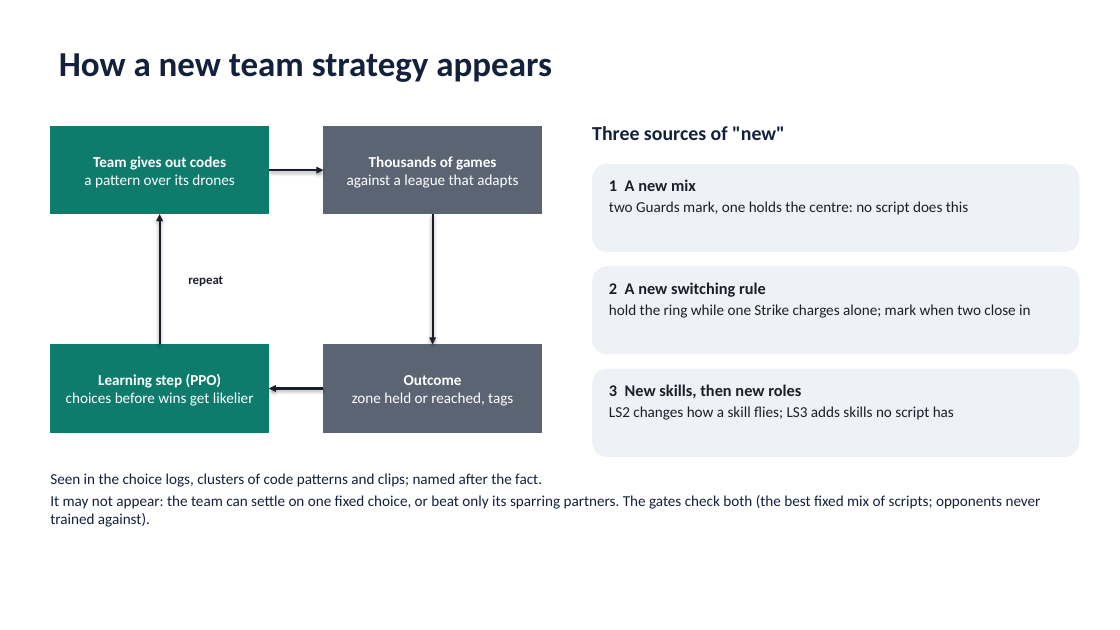
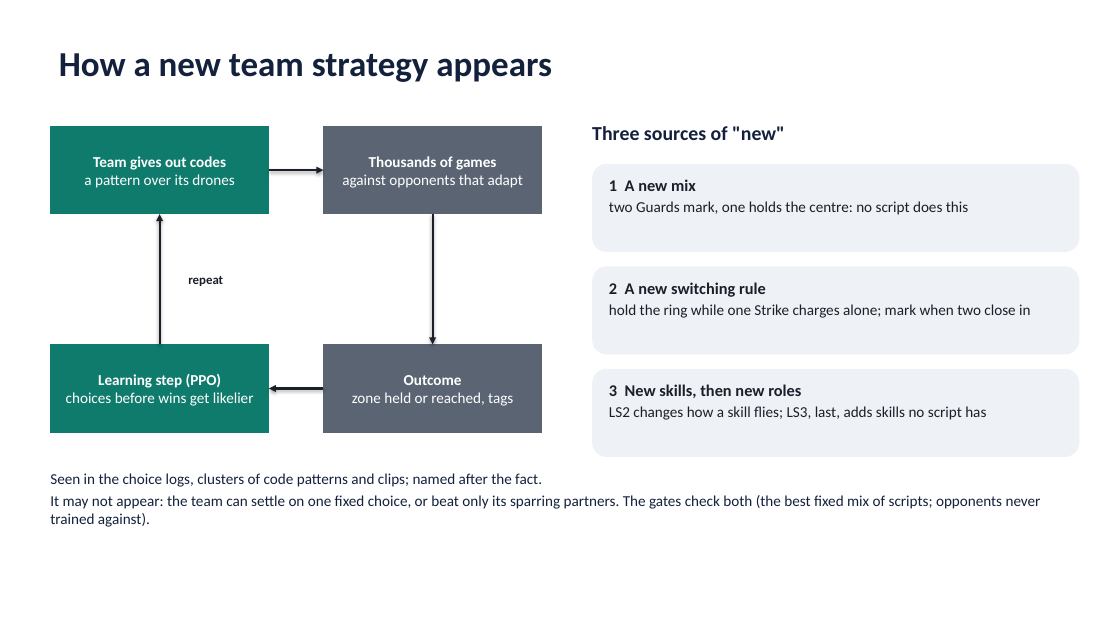
Before and after one commit to AI-DA-STC/AirStack-starling-max2, a slide deck: slide 6 of svg_training/ste_learning/figures/learned_skills_route.pptx. Drawn at 1120x630 pixels with LibreOffice and Linux fonts; fonts in the diff are those of the drawing. Boxes give left, top, right and bottom in pixels: in the first picture for what was removed or moved away, otherwise in the second. Text is boxed around its words. In the diff, an @@ line names an element or a change of style, - is before the commit and + after.

```diff
--- a/svg_training/ste_learning/figures/learned_skills_route.pptx
+++ b/svg_training/ste_learning/figures/learned_skills_route.pptx
@@ text in rectangle at [342,174,523,188]: text changed @@
-against a league that adapts
+against opponents that adapt
@@ text at [609,406,986,420]: text changed @@
-LS2 changes how a skill flies; LS3 adds skills no script has
+LS2 changes how a skill flies; LS3, last, adds skills no script has
```
Also in this commit, not shown: 2 other slides changed, 3 slides added, 1 slide removed, 5 other files.
